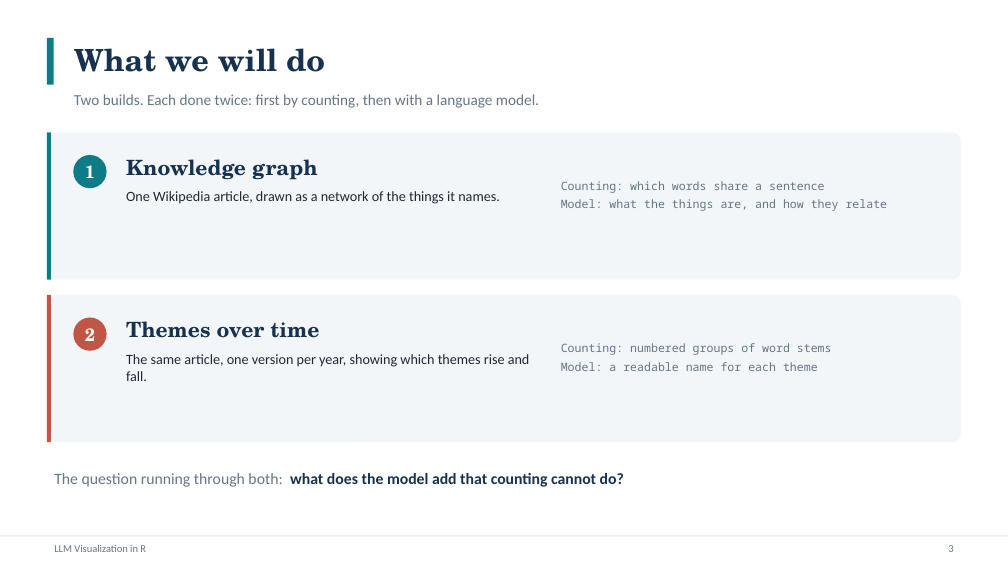
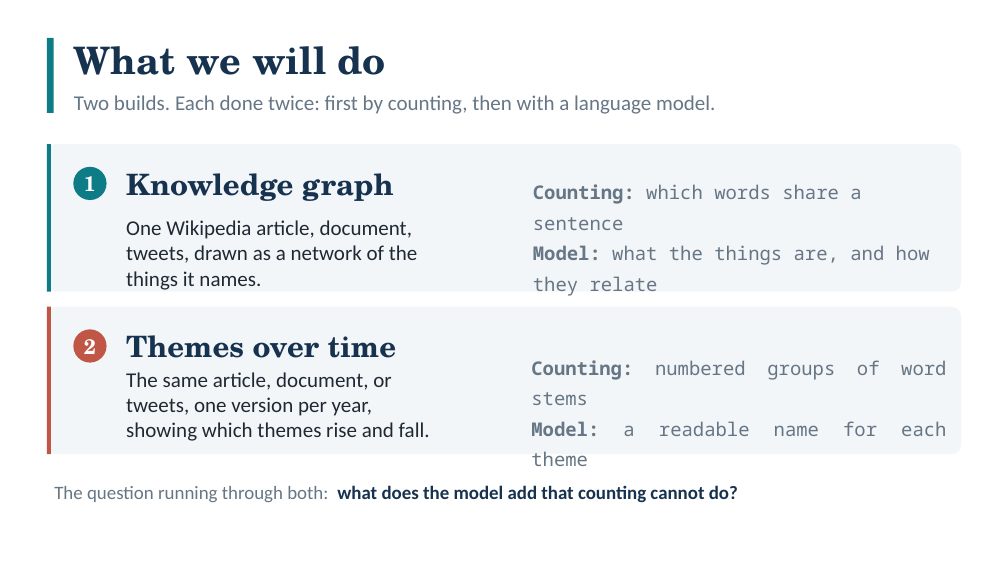
Before and after one commit to smalljosephd/SICSS-Nigeria-2026_LLM_Viz_R, a slide deck: slide 3 of slides/SICSS_LLM_Visualization_Session.pptx. Drawn at 1008x567 pixels with LibreOffice and Linux fonts; fonts in the diff are those of the drawing. Boxes give left, top, right and bottom in pixels: in the first picture for what was removed or moved away, otherwise in the second. Text is boxed around its words. In the diff, an @@ line names an element or a change of style, - is before the commit and + after.

Commit message:
Slide

```diff
--- a/slides/SICSS_LLM_Visualization_Session.pptx
+++ b/slides/SICSS_LLM_Visualization_Session.pptx
@@ rectangle resized from (x1=47, y1=38, x2=54, y2=85) to (x1=47, y1=38, x2=54, y2=113) @@
@@ text "What we will do" at (x1=74, y1=46, x2=385, y2=75): size 29 to 36 pt @@
@@ text "Two builds. Each done twice: ..." at (x1=74, y1=95, x2=716, y2=114): size 14.5 to 20 pt @@
@@ text "1" at (x1=84, y1=176, x2=96, y2=191): size 17 to 20 pt @@
@@ text "Knowledge graph" moved from (x1=126, y1=159, x2=318, y2=180) to (x1=126, y1=173, x2=394, y2=201) @@
@@ text "Knowledge graph" at (x1=126, y1=173, x2=394, y2=201): size 20 to 28 pt @@
@@ text "Counting: which words share a ..." moved from (x1=561, y1=181, x2=888, y2=211) to (x1=533, y1=184, x2=930, y2=296) @@
@@ text "Counting: which words share a ..." at (x1=533, y1=184, x2=930, y2=296): size 11 to 18 pt; bold on in "Counting:", "Model:" @@
@@ text at (x1=126, y1=220, x2=418, y2=290): text changed; size 13.5 to 20 pt @@
-One Wikipedia article, drawn as a network of the things it names.
+One Wikipedia article, document, tweets, drawn as a network of the things it names.
@@ text "Themes over time" at (x1=126, y1=335, x2=397, y2=358): size 20 to 28 pt @@
@@ text "Themes over time" moved from (x1=126, y1=321, x2=319, y2=338) to (x1=126, y1=335, x2=397, y2=358) @@
@@ 3 texts, 2 rounded rectangles, 2 rectangles, 2 ellipses moved together from (x1=47, y1=132, x2=961, y2=487) to (x1=47, y1=144, x2=961, y2=503) @@
@@ text "2" at (x1=84, y1=339, x2=96, y2=354): size 17 to 20 pt @@
@@ text "Counting: numbered groups of word ..." moved from (x1=561, y1=343, x2=832, y2=371) to (x1=531, y1=360, x2=946, y2=466) @@
@@ text "Counting: numbered groups of word ..." at (x1=531, y1=360, x2=946, y2=466): size 11 to 18 pt; bold on in "Counting:", "Model:"; alignment left to justified @@
@@ text at (x1=126, y1=372, x2=430, y2=441): text changed; size 13.5 to 20 pt @@
-The same article, one version per year, showing which themes rise and fall.
+The same article, document, or tweets, one version per year, showing which themes rise and fall.
@@ text "The question running through both: ..." at (x1=54, y1=485, x2=738, y2=503): size 15 to 18 pt @@
@@ rectangle removed at (x1=0, y1=535, x2=1008, y2=537) @@
@@ text removed at (x1=54, y1=544, x2=146, y2=552) @@
-LLM Visualization in R
@@ text removed at (x1=948, y1=545, x2=953, y2=552) @@
-3
```
Also in this commit, not shown: 23 other slides changed, 3 other files.
